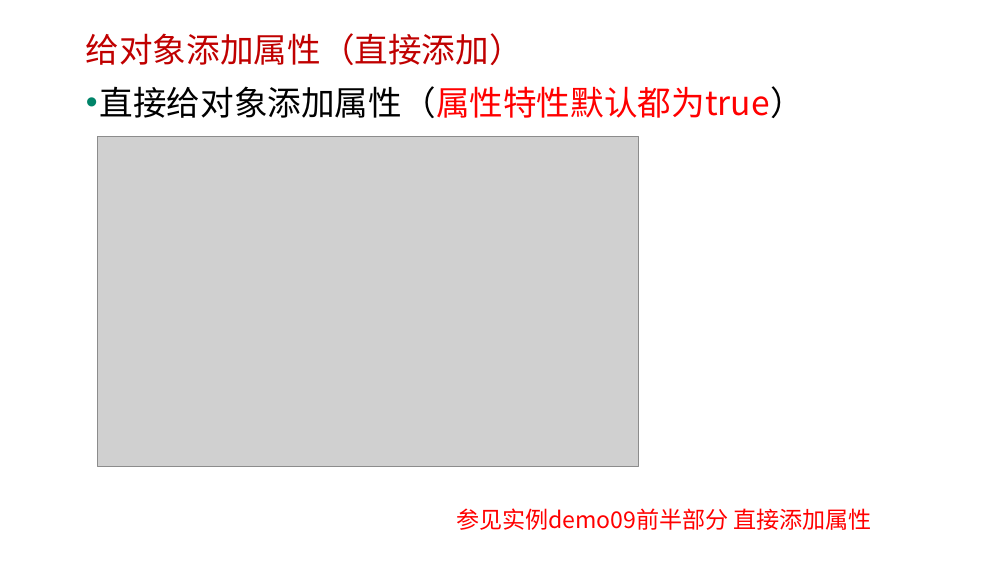
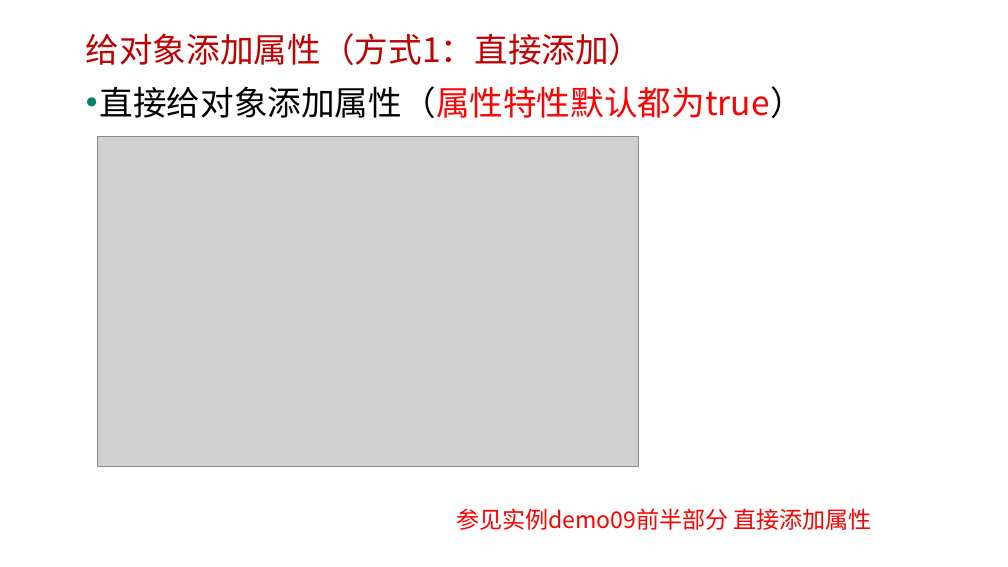
Before and after one commit to edu2act/course-javascript-advanced, a slide deck: slide 19 of 课程PPT/06.JavaScript对象（6、对象属性特性）.pptx. Drawn at 1008x567 pixels with LibreOffice and Linux fonts; fonts in the diff are those of the drawing; grey boxes stand for pictures; background and template pictures are left out. Boxes give left, top, right and bottom in pixels: in the first picture for what was removed or moved away, otherwise in the second. Text is boxed around its words. In the diff, an @@ line names an element or a change of style, - is before the commit and + after.

```diff
--- a/课程PPT/06.JavaScript对象（6、对象属性特性）.pptx
+++ b/课程PPT/06.JavaScript对象（6、对象属性特性）.pptx
@@ text at [86,33,643,65]: text changed @@
-给对象添加属性（直接添加）
+给对象添加属性（方式1：直接添加）
```
Also in this commit, not shown: 1 other slide changed, 2 other files.
